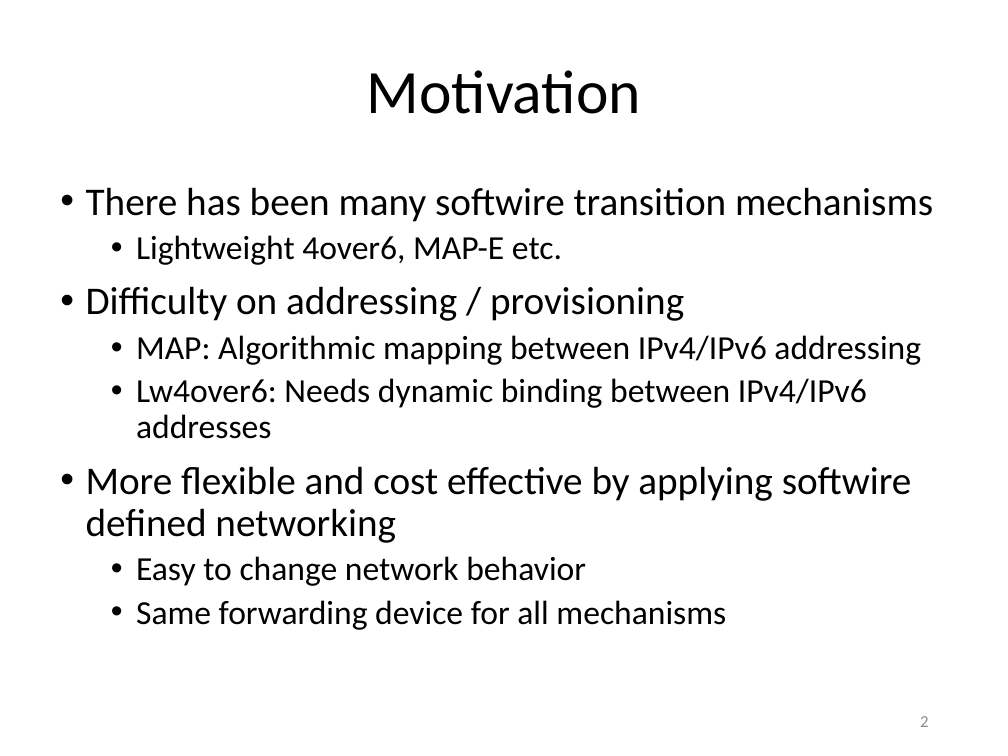
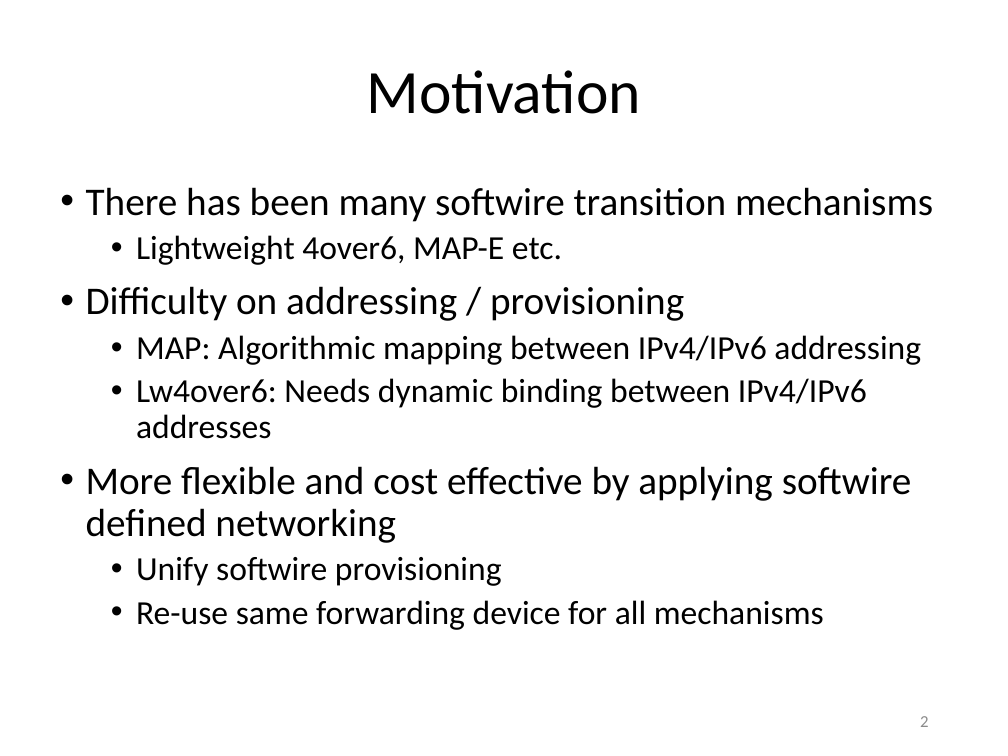
Before and after one commit to gnocuil/draft-sdn, a slide deck: slide 2 of Unified IPv6 Transition Framework With Flow-based Forwarding.pptx. Drawn at 1008x756 pixels with LibreOffice and Linux fonts; fonts in the diff are those of the drawing. Boxes give left, top, right and bottom in pixels: in the first picture for what was removed or moved away, otherwise in the second. Text is boxed around its words. In the diff, an @@ line names an element or a change of style, - is before the commit and + after.

```diff
--- a/Unified IPv6 Transition Framework With Flow-based Forwarding.pptx
+++ b/Unified IPv6 Transition Framework With Flow-based Forwarding.pptx
@@ text at [136,557,824,630]: text changed @@
-  • Easy to change network behavior
-  • Same forwarding device for all mechanisms
+  • Unify softwire provisioning
+  • Re-use same forwarding device for all mechanisms
```
Also in this commit, not shown: 2 other slides changed.
